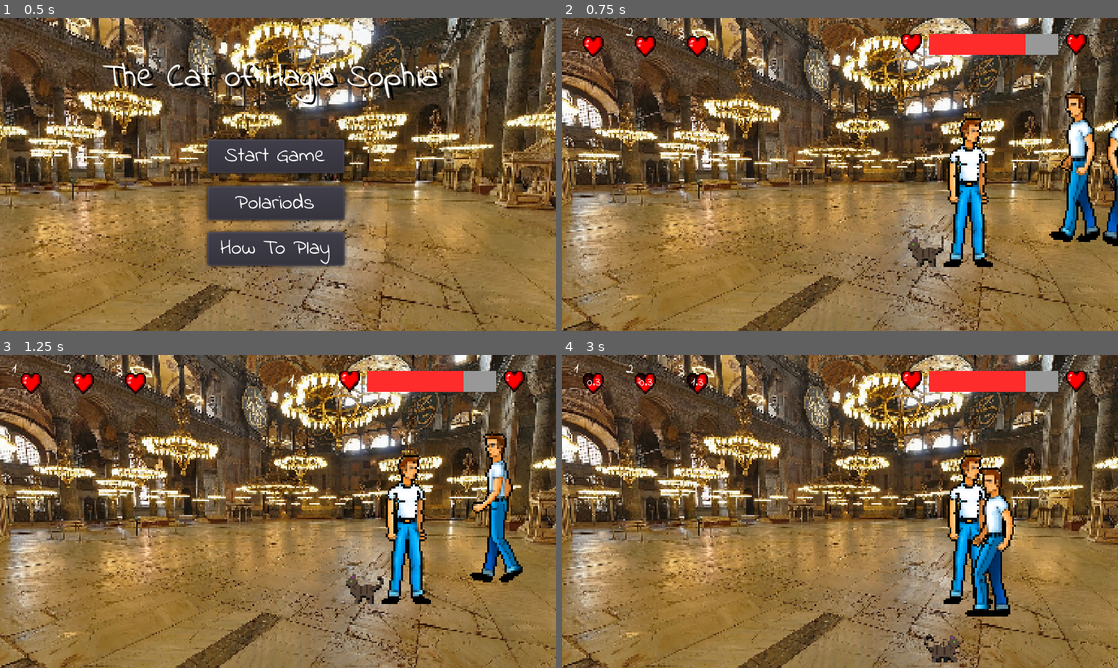
Above: before the commit, frames 1-4 (two rows, left to right).
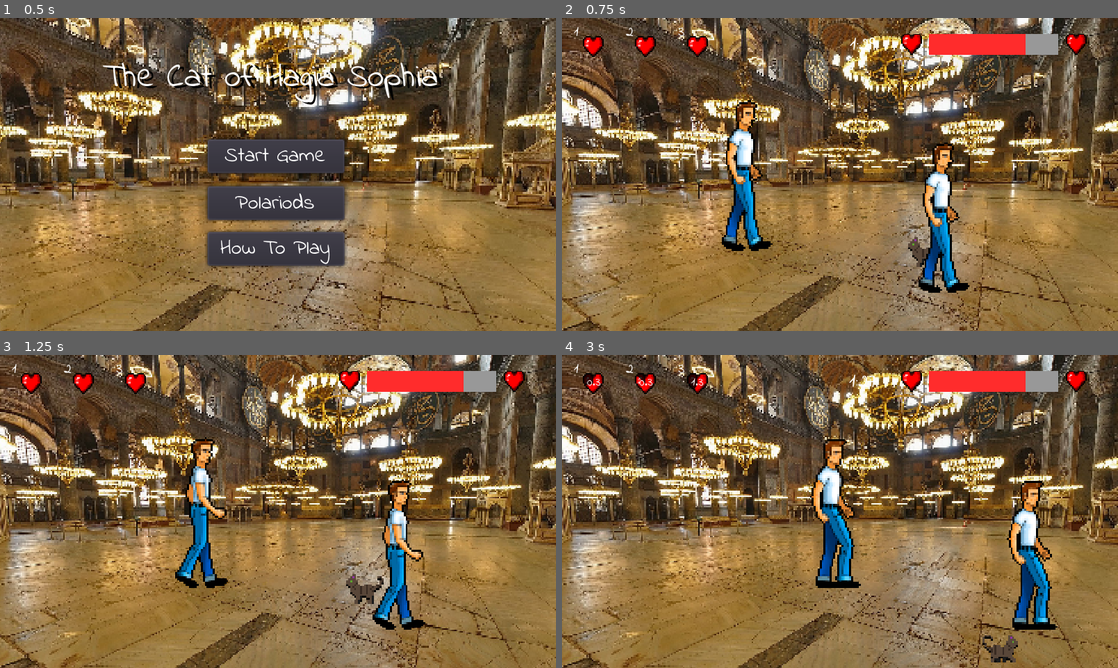
Above: after the commit, the same moments.

Repository: Frozander/BAUGamejam2021
Game: Godot game, scene res://Scenes/TitleScreen.tscn
Two runs of this game, one before a commit and one after it. Both use one fixed random seed, a clock stepped at 60 frames per second and the inputs below. Sound files missing from this copy of the repository are replaced by a short silence.
Inputs:
- Up to frame 1 (0.5 s): no input
- Up to frame 2 (0.75 s): click "Start Game" at 0.5 s
- Up to frame 3 (1.25 s): no input
- Up to frame 4 (3 s): tap Enter (ui_accept) at 1.25, 1.52, 1.82, 2.27, 2.3, 2.57 s; hold Right (ui_right) 1.28-2.03 s; tap Tab (ui_focus_next) at 1.35 s; tap Home (ui_home) at 1.55, 2.1 s; hold Down (ui_down) 2.03-2.78 s; hold Right (ui_right) from 2.78 s (still down); hold Enter (ui_accept) from 2.78 s (still down)

Frame 1 is identical in both runs. In frame 2, 9.2% of the frame differs, in the area x 28-100%, y 23-88%; in frame 3, 6.9%; in frame 4, 9.5%, in the area x 44-90%, y 26-99%.

Commit message:
added boilerplate code for person hearing cat

Diff:
--- a/Assets/Scripts/Cat.gd
+++ b/Assets/Scripts/Cat.gd
@@ -66,12 +66,6 @@
 		particleState.Sad:
 			$Particles2D.set_texture(broken_heart)
 
-	# TESTING ONLY
-	if Input.is_action_just_pressed("ui_focus_next"):
-		get_pet()
-	if Input.is_action_just_pressed("ui_home"):
-		get_angry()
-
 	self.position += mov
 	self.z_index = $CollisionShape2D.position.y
 
--- a/Assets/Scripts/Game.gd
+++ b/Assets/Scripts/Game.gd
@@ -2,7 +2,8 @@
 
 const ZONE_X = 240
 const ZONE_Y = 40
-const PERSON_COUNT = 4
+const PERSON_COUNT = 2
+const PERSON_HEARING_MEOW_LOWER_LIMIT = 75
 
 const PART_CHANGE_X_GAP = 70
 
@@ -23,7 +24,6 @@
 
 # Called when the node enters the scene tree for the first time.
 func _ready():
-
 	rng.randomize()
 	for i in 3:
 		people.append([])
@@ -34,6 +34,11 @@
 			person.position.y += rand[1]
 			people[i].append(person)
 	change_part(1)
+
+func _unhandled_key_input(event):
+	if not Input.is_action_pressed("ui_accept"):
+		return
+	on_cat_meow()
 
 func random_positon_in_move_zone():
 	var x = rng.randf_range(-ZONE_X, ZONE_X)
@@ -57,6 +62,14 @@
 
 	$Backgound.texture = BACKGROUNDS[current_part]
 
+func on_cat_meow():
+	$MoveZone/Cat.play_audio()
+	var closest_person = find_closest_person_to_cat()
+	var dist = dist_between_cat_and_person(closest_person)
+	if dist < PERSON_HEARING_MEOW_LOWER_LIMIT:
+		closest_person.on_hear_meow($MoveZone/Cat)
+
+
 func _on_RightPort_area_entered(area):
 	if area == $MoveZone/Cat:
 		if current_part < len(BACKGROUNDS) - 1:
@@ -68,3 +81,18 @@
 	if area == $MoveZone/Cat:
 		if current_part > 0:
 			change_part(current_part - 1)
+
+
+func find_closest_person_to_cat():
+	var closest_person_to_cat = people[current_part][0]
+	var min_dist = dist_between_cat_and_person(closest_person_to_cat)
+	for person in people[current_part]:
+		var dist = dist_between_cat_and_person(person)
+		if dist < min_dist:
+			closest_person_to_cat = person
+			min_dist = dist
+	return closest_person_to_cat
+
+func dist_between_cat_and_person(person):
+	var diff = person.position - $MoveZone/Cat.position
+	return abs(diff.x)
--- a/Assets/Scripts/Person.gd
+++ b/Assets/Scripts/Person.gd
@@ -63,6 +63,9 @@
 	$AnimatedSprite.play("idle")
 	is_walking = false
 
+func on_hear_meow(cat):
+	print("I can hear cat")
+
 func exclusion_check(area):
 	match area.name:
 		"TopExclusion":
